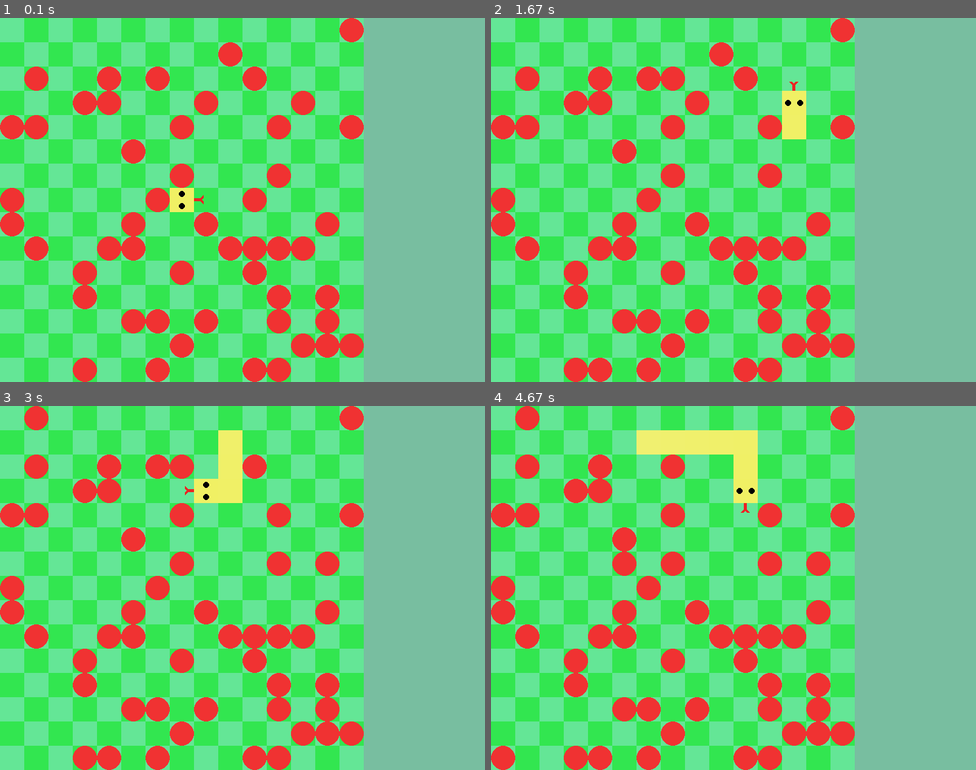
Above: before the commit, frames 1-4 (two rows, left to right).
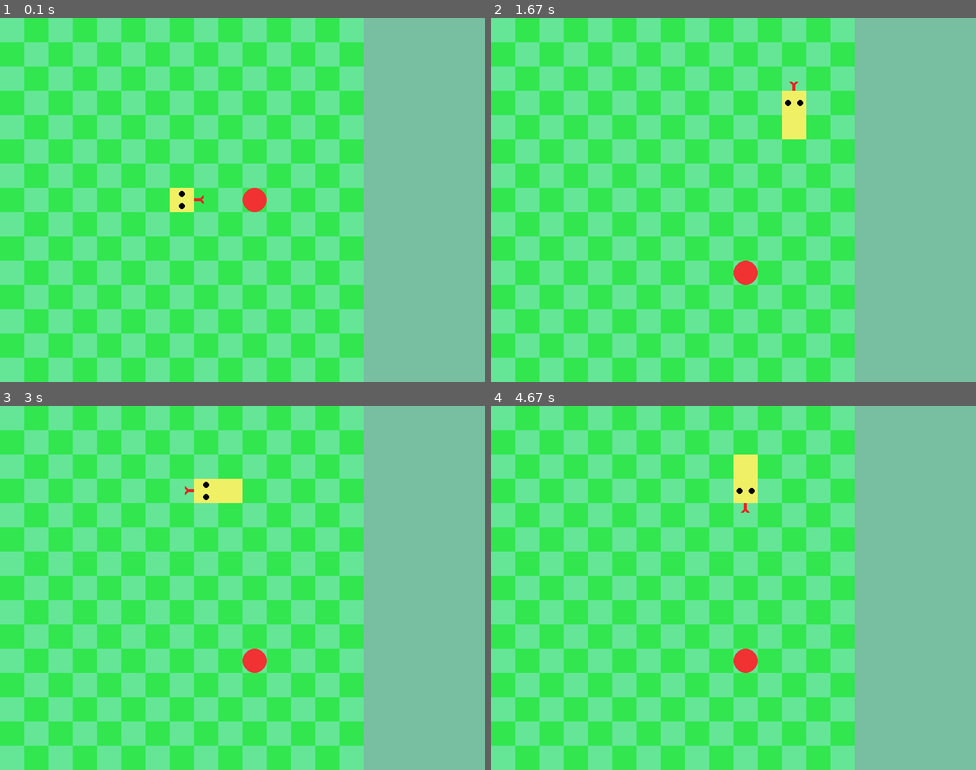
Above: after the commit, the same moments.

Repository: KingaBunkowska/Pygame
Game: pygame game, started from Snake/main.py
Same seed, same stepped clock (60 frames per second), same inputs: the game is played once before the commit and once after it.
Inputs:
- Up to frame 1 (0.1 s): no input
- Up to frame 2 (1.67 s): hold D 0.33-0.8 s; hold W 0.83-1.3 s
- Up to frame 3 (3 s): hold A 1.83-2.37 s; hold S 2.4-2.7 s; hold A from 2.73 s (still down)
- Up to frame 4 (4.67 s): release A at 3.13 s; hold W 3.17-3.53 s; hold D 3.57-4.2 s; hold S 4.23-4.6 s; hold A from 4.63 s (still down)

The runs differ from the first frame. In frame 1, 13% of the frame differs, in the area x 0-75%, y 0-100%; in frame 2, 13%; in frame 3, 14%; in frame 4, 14%.

Commit message:
Fixing fruits number

Diff:
--- a/Snake/Game.py
+++ b/Snake/Game.py
@@ -19,7 +19,7 @@
 
         self.spawn_snake()
 
-        for i in range(fruit_number):
+        for i in range(fruit_number-1):
             self.spawn_fruit()
 
     def set_random_start(self, bool):
@@ -75,6 +75,7 @@
             if event.key == pygame.K_a:
                 dir = (-1, 0)
 
+            # check if desired move is valid
             if dir[0] == (-1)*self.last_dir[0] and dir[1] == (-1)*self.last_dir[1]:
                 dir = self.turn_dir
 
--- a/Snake/main.py
+++ b/Snake/main.py
@@ -15,7 +15,7 @@
 
 
 if __name__ == "__main__":
-    game = Game.Game(fruit_number=50)
+    game = Game.Game(fruit_number=1)
     games =[game]
     gui = GUI.GUI(game, 0, 0)
     clock = pygame.time.Clock()
